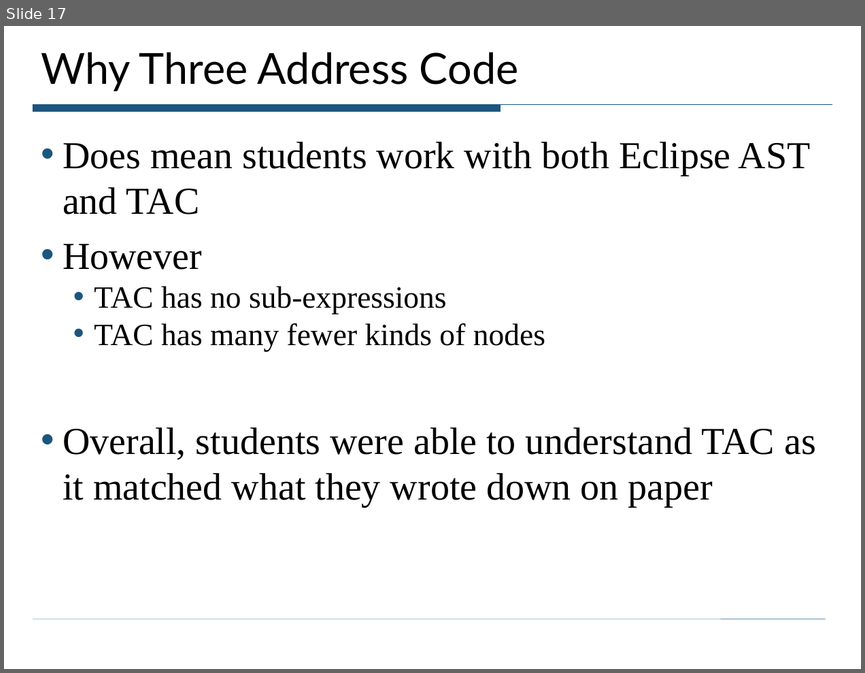
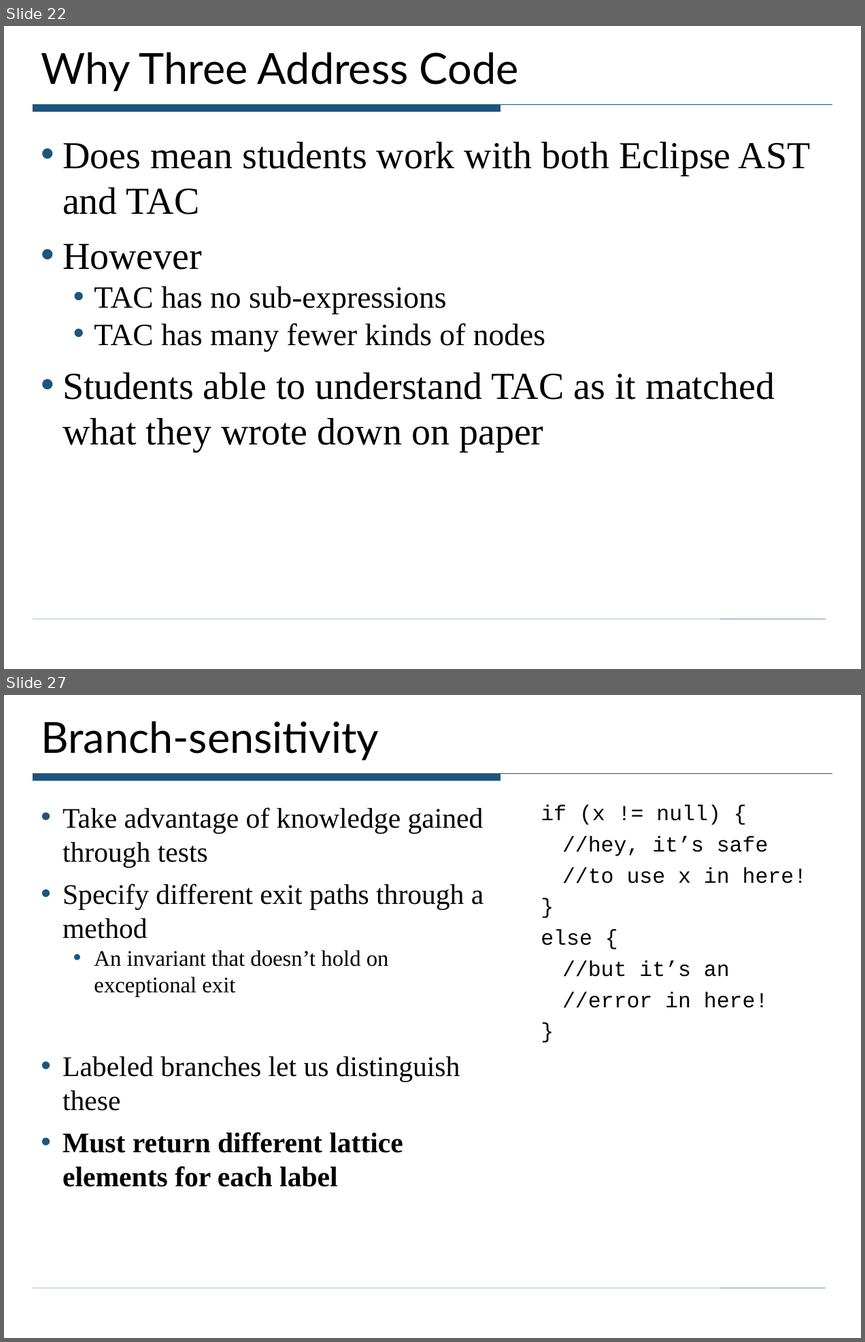
Before and after one commit to ciera/crystalsaf, a slide deck: TutorialExamples/CrystalTutorial.ppt. Shown one above the other, each under a label of ours: slide 17 before the commit, slides 22 and 27 after it; the slides between them are not shown. The pictures are 865x673 and 865x1342 pixels, drawn with LibreOffice and Linux fonts; fonts in the diff are those of the drawing. Boxes give left, top, right and bottom in pixels: in the first picture for what was removed or moved away, otherwise in the second. Text is boxed around its words. In the diff, an @@ line names an element or a change of style, - is before the commit and + after.

Commit message:
updated to match current version of crystal

```diff
--- a/TutorialExamples/CrystalTutorial.ppt
+++ b/TutorialExamples/CrystalTutorial.ppt
@@ slide 27 added at (4, 695, 861, 1338), background #FFFFFF; not listed: 2 template elements that a slide beside it also shows @@
@@ title added at (41, 721, 379, 760), 36 pt, text #000000 @@
+Branch-sensitivity
@@ text added at (62, 807, 483, 1187), 23.8 pt, text #000000 @@
+• Take advantage of knowledge gained through tests
+• Specify different exit paths through a method
+  • An invariant that doesn’t hold on exceptional exit
+• Labeled branches let us distinguish these
+• Must return different lattice elements for each label
@@ text added at (541, 805, 807, 1008), 18 pt, text #000000 @@
+if (x != null) {
+//hey, it’s safe
+//to use x in here!
+}
+else {
+//but it’s an
+//error in here!
+}
@@ what was slide 17 is now slide 22 @@
@@ slide 22 changed as well @@
@@ text at (62, 372, 774, 452): text changed @@
-• Overall, students were able to understand TAC as it matched what they wrote down on paper
+• Students able to understand TAC as it matched what they wrote down on paper
```
Also in this commit, not shown: 6 other slides changed, 15 other slides added, 1 slide removed, 6 other files.
